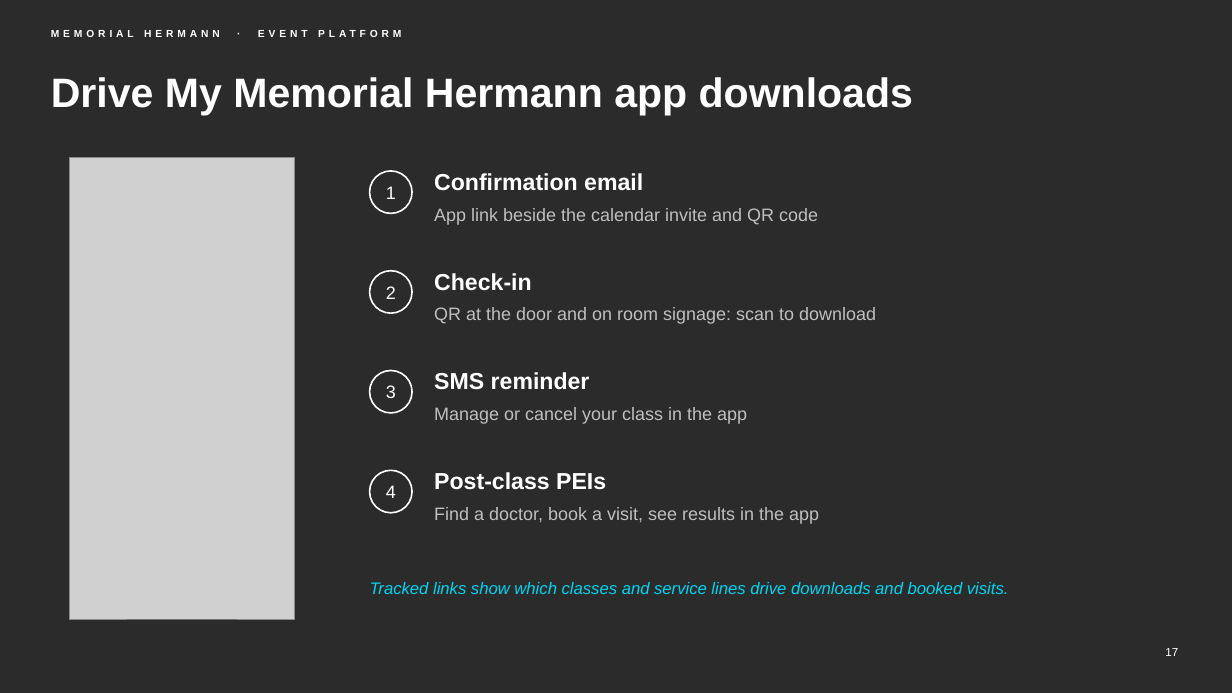
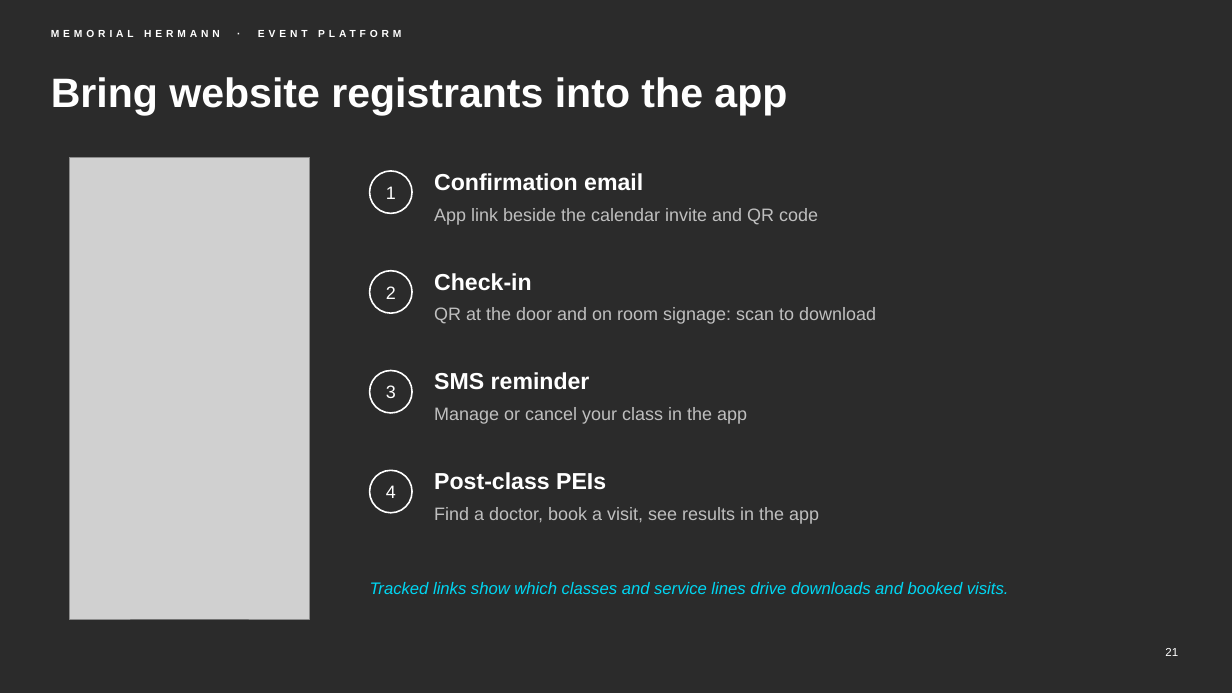
Before and after one commit to chintasurya/preSales_Memorial-hermann, a slide deck: slide 21 of deck/Memorial-Hermann-Event-Platform.pptx (slide 17 before the commit). Drawn at 1232x693 pixels with LibreOffice and Linux fonts; fonts in the diff are those of the drawing; grey boxes stand for pictures; background and template pictures are left out; a plain dark background stands for a picture behind light text. Boxes give left, top, right and bottom in pixels: in the first picture for what was removed or moved away, otherwise in the second. Text is boxed around its words. In the diff, an @@ line names an element or a change of style, - is before the commit and + after.

```diff
--- a/deck/Memorial-Hermann-Event-Platform.pptx
+++ b/deck/Memorial-Hermann-Event-Platform.pptx
@@ title at bbox=[51, 77, 787, 115]: text changed @@
-Drive My Memorial Hermann app downloads
+Bring website registrants into the app
@@ picture: place and size @@
-picture at bbox=[69, 157, 295, 619]
+picture at bbox=[69, 157, 310, 619]
@@ page number at bbox=[1165, 648, 1178, 656]: text changed @@
-17
+21
```
Also in this commit, not shown: 9 other slides changed, 6 slides added, 1 slide removed, 12 other files.
